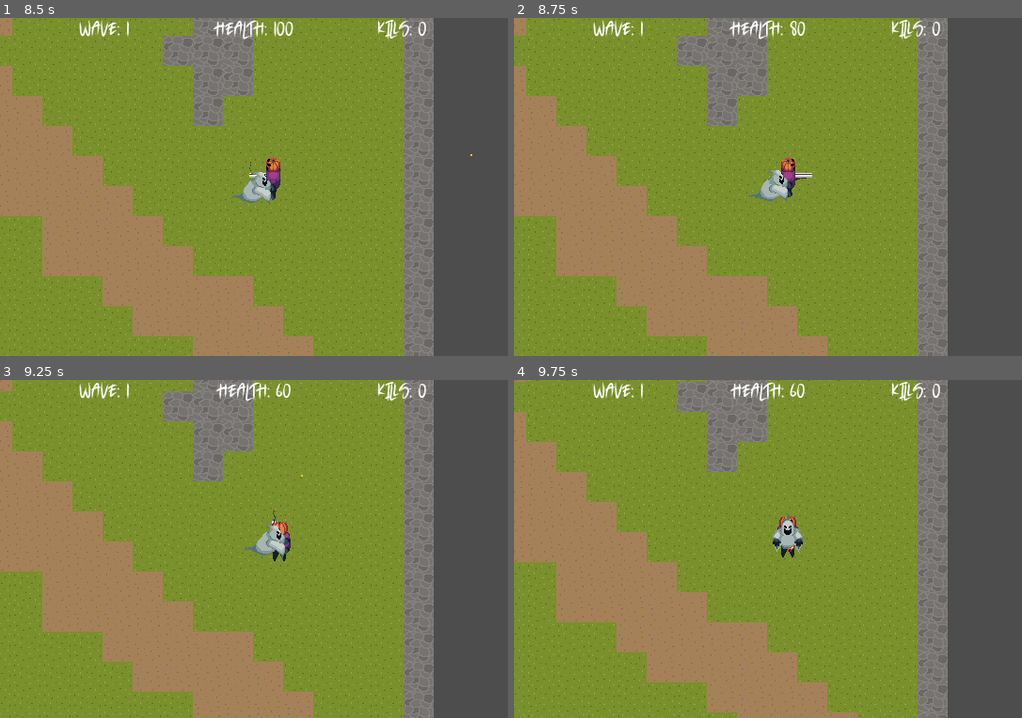
Above: before the commit, frames 1-4 (two rows, left to right).
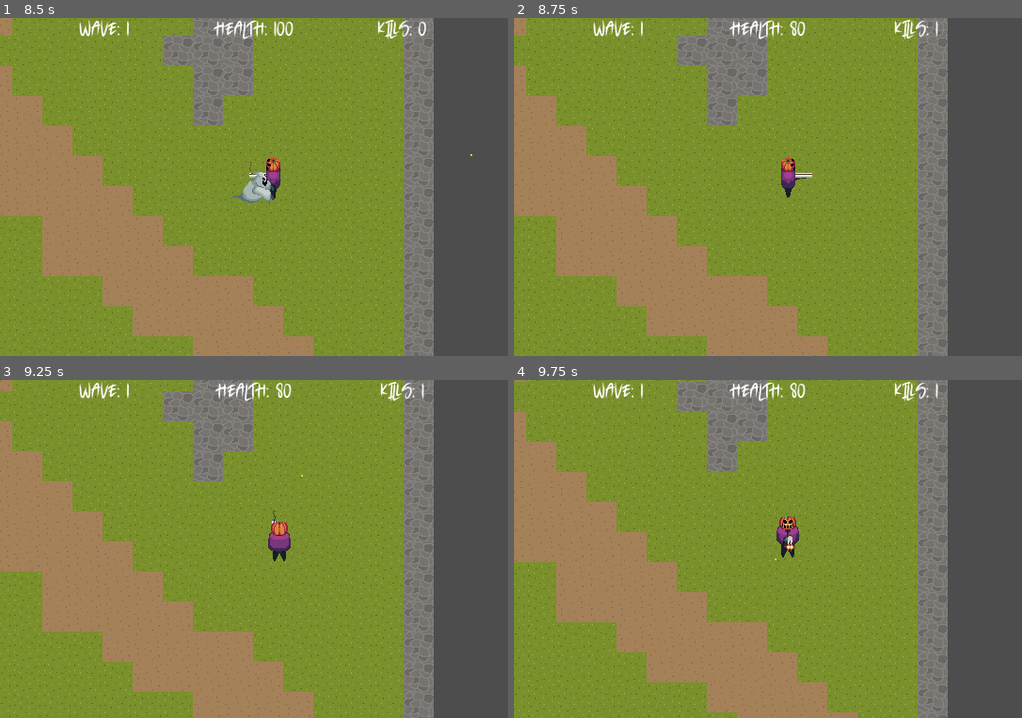
Above: after the commit, the same moments.

Repository: joshuardecker/eternal-harvest
Game: Godot game, scene res://World/world.tscn
The game is run twice, just before and just after one commit, with the same random seed, the same clock (stepped at 60 frames per second) and the same inputs.
Inputs (mouse positions are in pixels of both pictures, inside the frame that each line leads up to):
- Up to frame 1 (8.5 s): click "Start Game" at 0.5 s; tap Enter at 1.25 s; move the mouse to (365, 170) at 1.27 s; hold D (right) 1.28-2.03 s; click (365, 170) at 1.35 s; move the mouse to (152, 203) at 2.02 s; hold S (down) 2.03-2.78 s; click (152, 203) at 2.1 s; move the mouse to (304, 112) at 2.77 s; hold D (right) 2.78-3.53 s; click (304, 112) at 2.85 s; move the mouse to (228, 254) at 3.52 s; hold W (up) 3.53-4.28 s; click (228, 254) at 3.6 s; move the mouse to (406, 237) at 4.27 s; hold A (left) 4.28-5.78 s; click (406, 237) at 4.35 s; move the mouse to (101, 136) at 5.02 s; click (101, 136) at 5.1 s; move the mouse to (279, 187) at 5.77 s; hold S (down) 5.78-6.53 s; click (279, 187) at 5.85 s; move the mouse to (177, 102) at 6.52 s; hold D (right) 6.53-7.28 s; click (177, 102) at 6.6 s; move the mouse to (365, 170) at 7.27 s; hold W (up) 7.28-8.03 s; click (365, 170) at 7.35 s; move the mouse to (152, 203) at 8.02 s; hold D (right) from 8.03 s (still down); click (152, 203) at 8.1 s
- Up to frame 2 (8.75 s): keep holding D (right)
- Up to frame 3 (9.25 s): move the mouse to (304, 474) at 8.77 s; release D (right) at 8.78 s; hold S (down) from 8.78 s (still down); click (304, 474) at 8.85 s
- Up to frame 4 (9.75 s): move the mouse to (742, 616) at 9.52 s; release S (down) at 9.53 s; hold A (left) from 9.53 s (still down); click (742, 616) at 9.6 s

Frame 1 is identical in both runs. In frame 2, 0.7% of the frame differs, in the area x 46-84%, y 0-55%; in frame 3, 1.0%, in the area x 42-84%, y 0-53%; in frame 4, 1.0%.

Commit message:
Updated the health for balance

Diff:
--- a/Enemies/ghost.tscn
+++ b/Enemies/ghost.tscn
@@ -164,7 +164,7 @@
 
 [node name="HealthEngine" type="Node2D" parent="."]
 script = ExtResource("3_maugh")
-health = 100.0
+health = 30.0
 
 [node name="Hitbox" type="Area2D" parent="."]
 collision_layer = 4
